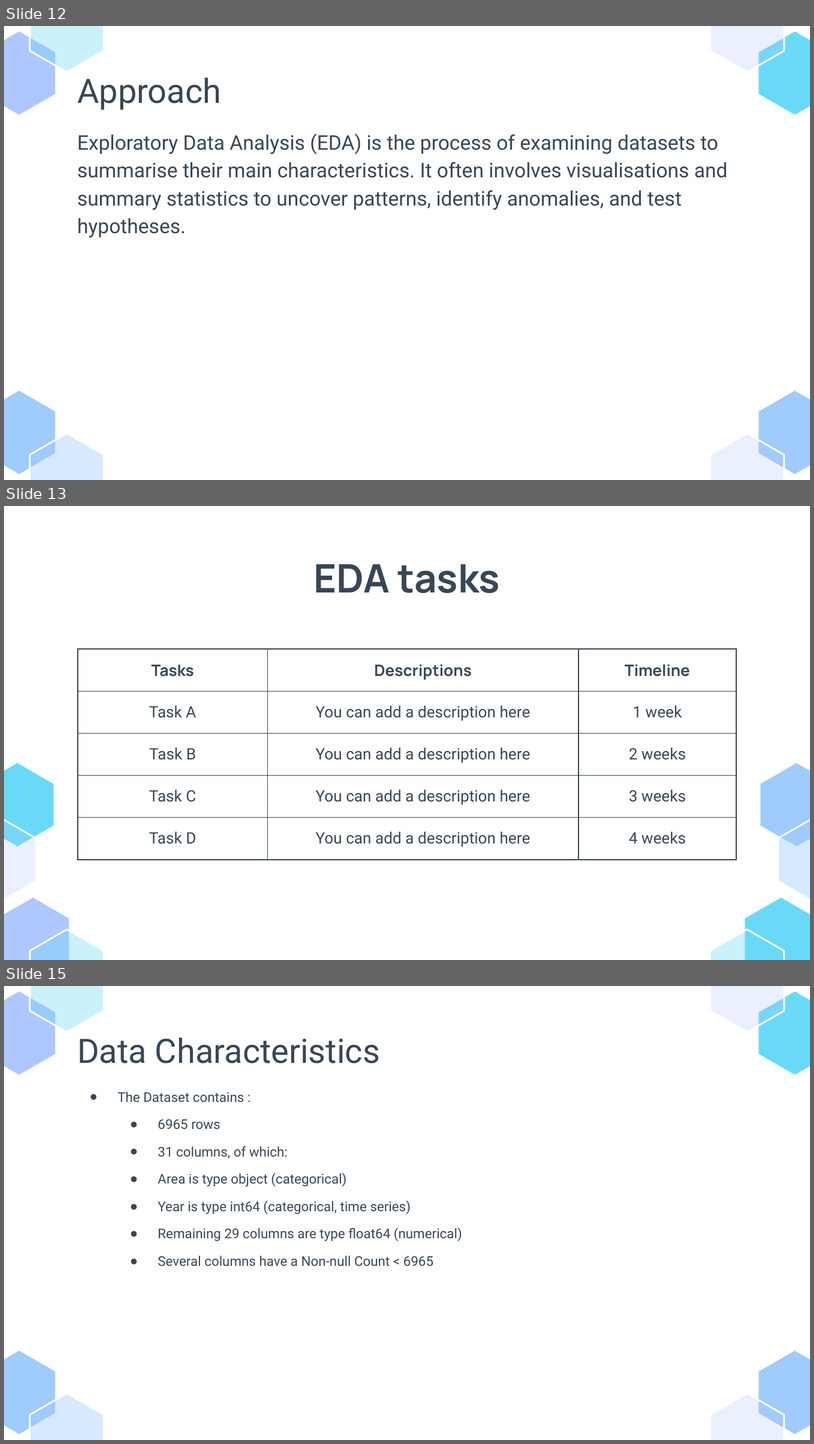
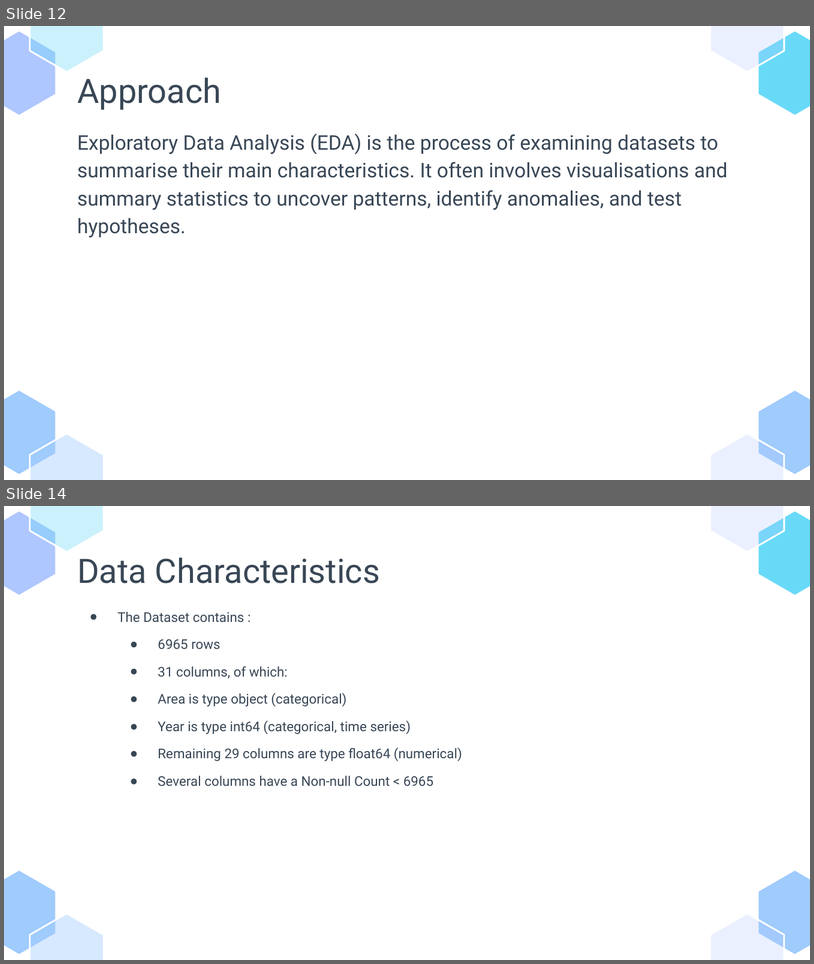
Before and after one commit to glenad/2403-ptds-regression, a slide deck: 2403_ PT_DS_Regression_Agri-food sector- Analysis.pptx. Shown one above the other, each under a label of ours: slides 12, 13 and 15 before the commit, slides 12 and 14 after it; the slides between them are not shown. The pictures are 814x1444 and 814x964 pixels, drawn with LibreOffice and Linux fonts; fonts in the diff are those of the drawing. Boxes give left, top, right and bottom in pixels: in the first picture for what was removed or moved away, otherwise in the second. Text is boxed around its words. In the diff, an @@ line names an element or a change of style, - is before the commit and + after.

```diff
--- a/2403_ PT_DS_Regression_Agri-food sector- Analysis.pptx
+++ b/2403_ PT_DS_Regression_Agri-food sector- Analysis.pptx
@@ slide 13 removed at bbox=[4, 506, 810, 960], background #FFFFFF @@
@@ title removed at bbox=[314, 564, 500, 593] @@
-EDA tasks
@@ table removed at bbox=[77, 649, 737, 859], 5 rows, 3 columns @@
-Tasks | Descriptions | Timeline
-Task A | You can add a description here | 1 week
-Task B | You can add a description here | 2 weeks
-Task C | You can add a description here | 3 weeks
-Task D | You can add a description here | 4 weeks
@@ group removed at bbox=[4, 762, 810, 960]: 8 freeform shapes @@
@@ what was slide 15 is now slide 14 @@
```
Also in this commit, not shown: 11 slides changed, 1 slide added, 4 other slides removed.
